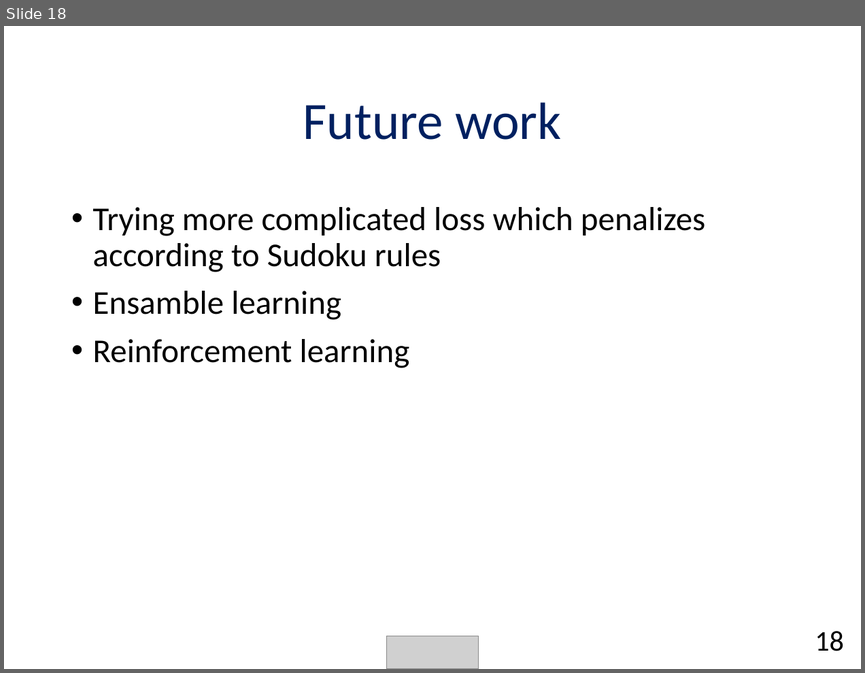
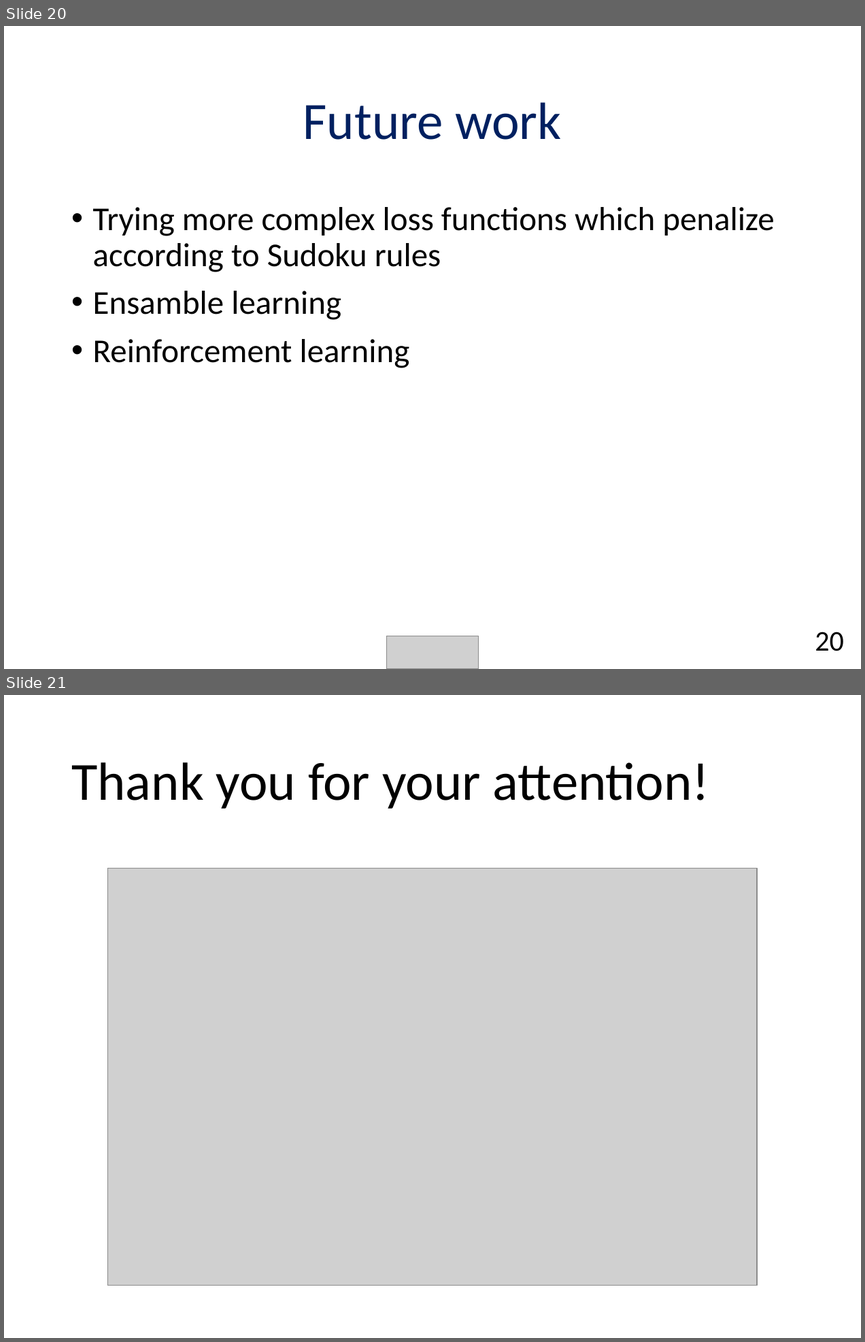
Before and after one commit to chendudai/Sudoku, a slide deck: Presentation/final_presentation.pptx. Shown one above the other, each under a label of ours: slide 18 before the commit, slides 20 and 21 after it. The pictures are 865x673 and 865x1342 pixels, drawn with LibreOffice and Linux fonts; fonts in the diff are those of the drawing; grey boxes stand for pictures. Boxes give left, top, right and bottom in pixels: in the first picture for what was removed or moved away, otherwise in the second. Text is boxed around its words. In the diff, an @@ line names an element or a change of style, - is before the commit and + after.

```diff
--- a/Presentation/final_presentation.pptx
+++ b/Presentation/final_presentation.pptx
@@ slide 21 added at bbox=[4, 695, 861, 1338], background #FFFFFF @@
@@ title added at bbox=[71, 762, 709, 809], 45 pt, text #000000 @@
+Thank you for your attention!
@@ picture added at bbox=[107, 868, 756, 1285] @@
@@ what was slide 18 is now slide 20 @@
@@ slide 20 changed as well @@
@@ text at bbox=[93, 207, 774, 272]: text changed @@
-• Trying more complicated loss which penalizes according to Sudoku rules
+• Trying more complex loss functions which penalize according to Sudoku rules
@@ text at bbox=[815, 631, 844, 651]: text changed @@
-18
+20
```
Also in this commit, not shown: 11 other slides changed, 3 other slides added, 1 slide removed, 2 other files.
